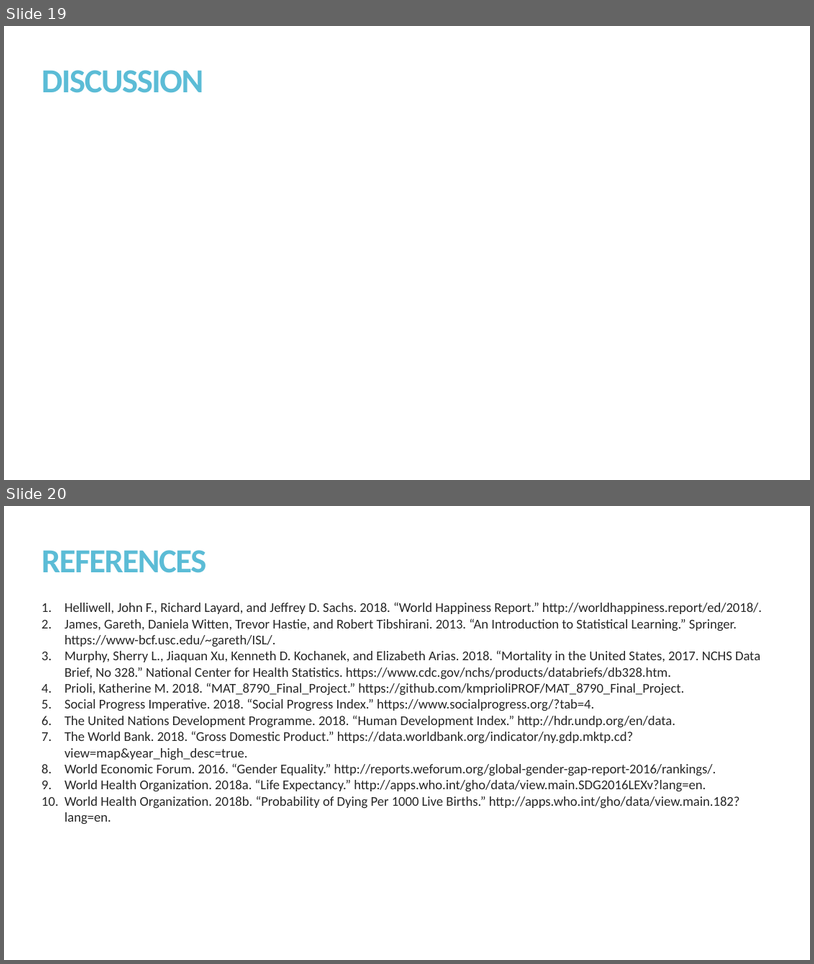
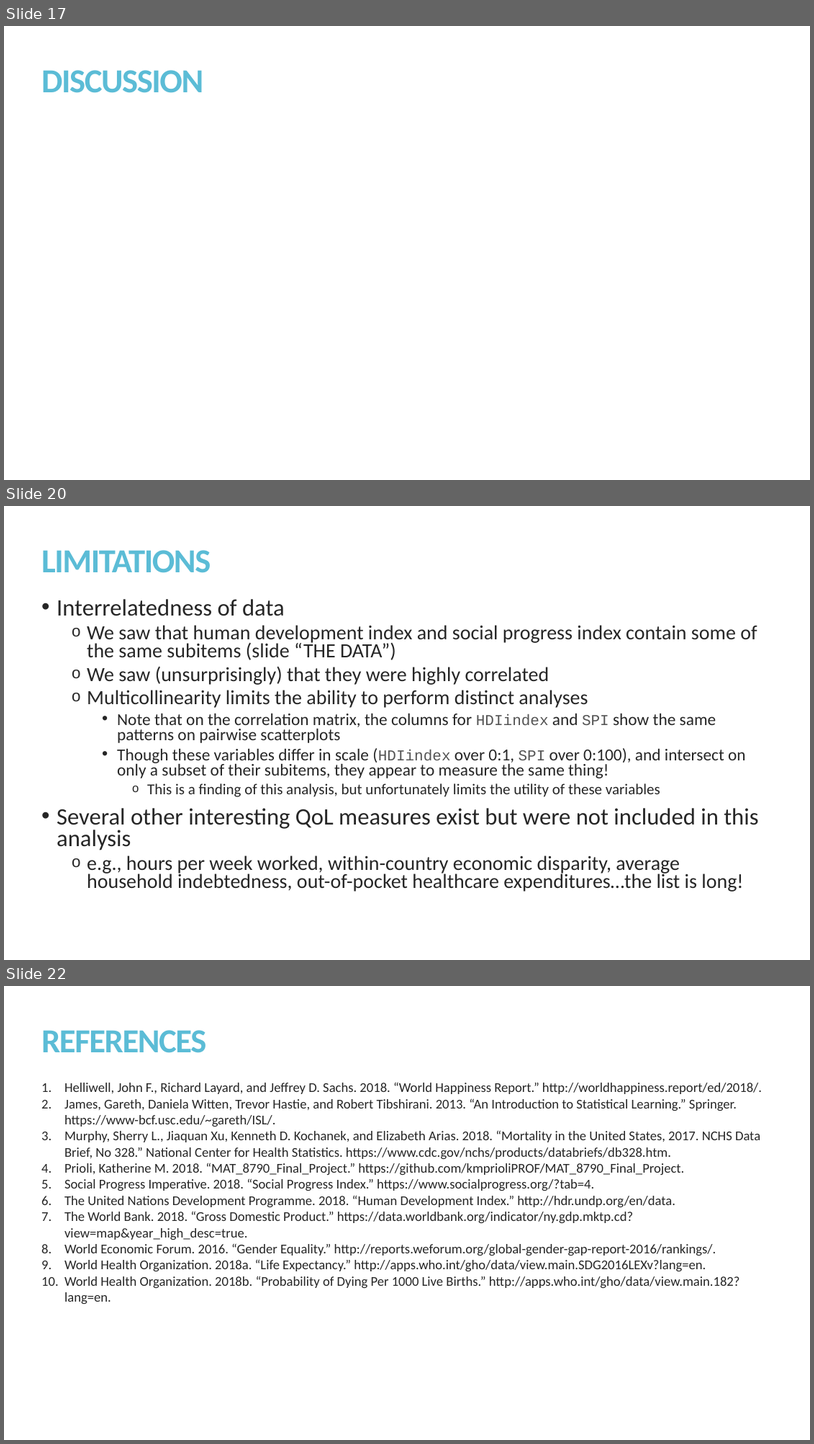
Before and after one commit to kmprioliPROF/MAT_8452_Final_Project, a slide deck: Prioli_Final_Proj.pptx. Shown one above the other, each under a label of ours: slides 19 and 20 before the commit, slides 17, 20 and 22 after it; the slides between them are not shown. The pictures are 814x964 and 814x1444 pixels, drawn with LibreOffice and Linux fonts; fonts in the diff are those of the drawing. Boxes give left, top, right and bottom in pixels: in the first picture for what was removed or moved away, otherwise in the second. Text is boxed around its words. In the diff, an @@ line names an element or a change of style, - is before the commit and + after.

Commit message:
Modifying Analysis 1 to include bootstrapping and some changes to Analysis 4 interpretation; some edits to slides

```diff
--- a/Prioli_Final_Proj.pptx
+++ b/Prioli_Final_Proj.pptx
@@ slide 20 added at (x1=4, y1=506, x2=810, y2=960), background #FFFFFF @@
@@ title added at (x1=41, y1=550, x2=211, y2=573), 40 pt, text #5BBCD6, bold @@
+LIMITATIONS
@@ text added at (x1=57, y1=599, x2=759, y2=891), 24 pt, text #262626 @@
+• Interrelatedness of data
+  o We saw that human development index and social progress index contain some of the same subitems (slide “THE DATA”)
+  o We saw (unsurprisingly) that they were highly correlated
+  o Multicollinearity limits the ability to perform distinct analyses
+    • Note that on the correlation matrix, the columns for HDIindex and SPI show the same patterns on pairwise scatterplots
+    • Though these variables differ in scale (HDIindex over 0:1, SPI over 0:100), and intersect on only a subset of their subitems, they appear to measure the same thing!
+      o This is a finding of this analysis, but unfortunately limits the utility of these variables
+• Several other interesting QoL measures exist but were not included in this analysis
+  o e.g., hours per week worked, within-country economic disparity, average household indebtedness, out-of-pocket healthcare expenditures…the list is long!
@@ what was slide 19 is now slide 17 @@
@@ what was slide 20 is now slide 22 @@
```
Also in this commit, not shown: 7 slides changed, 4 other slides added, 3 slides removed, 1 other file.
